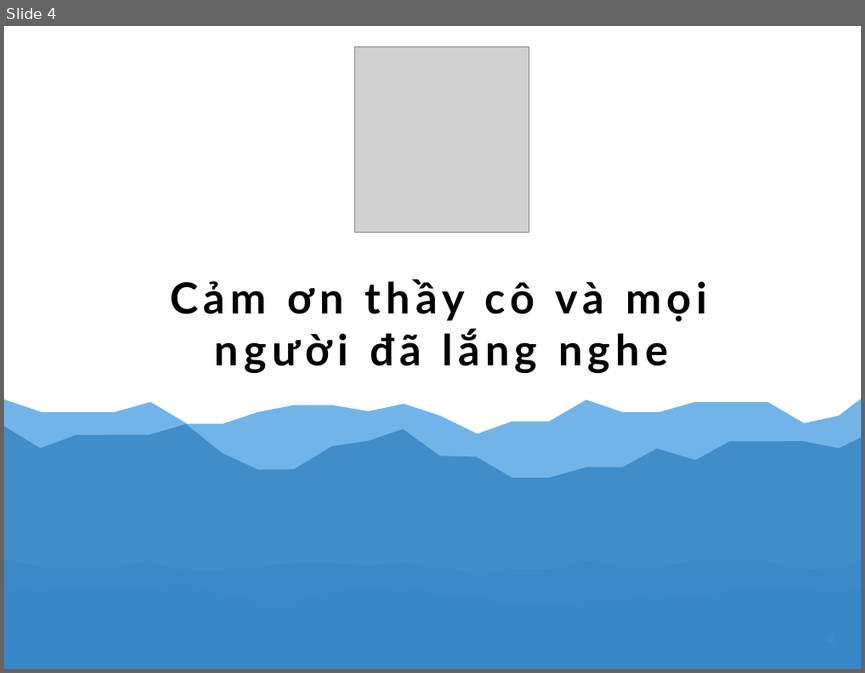
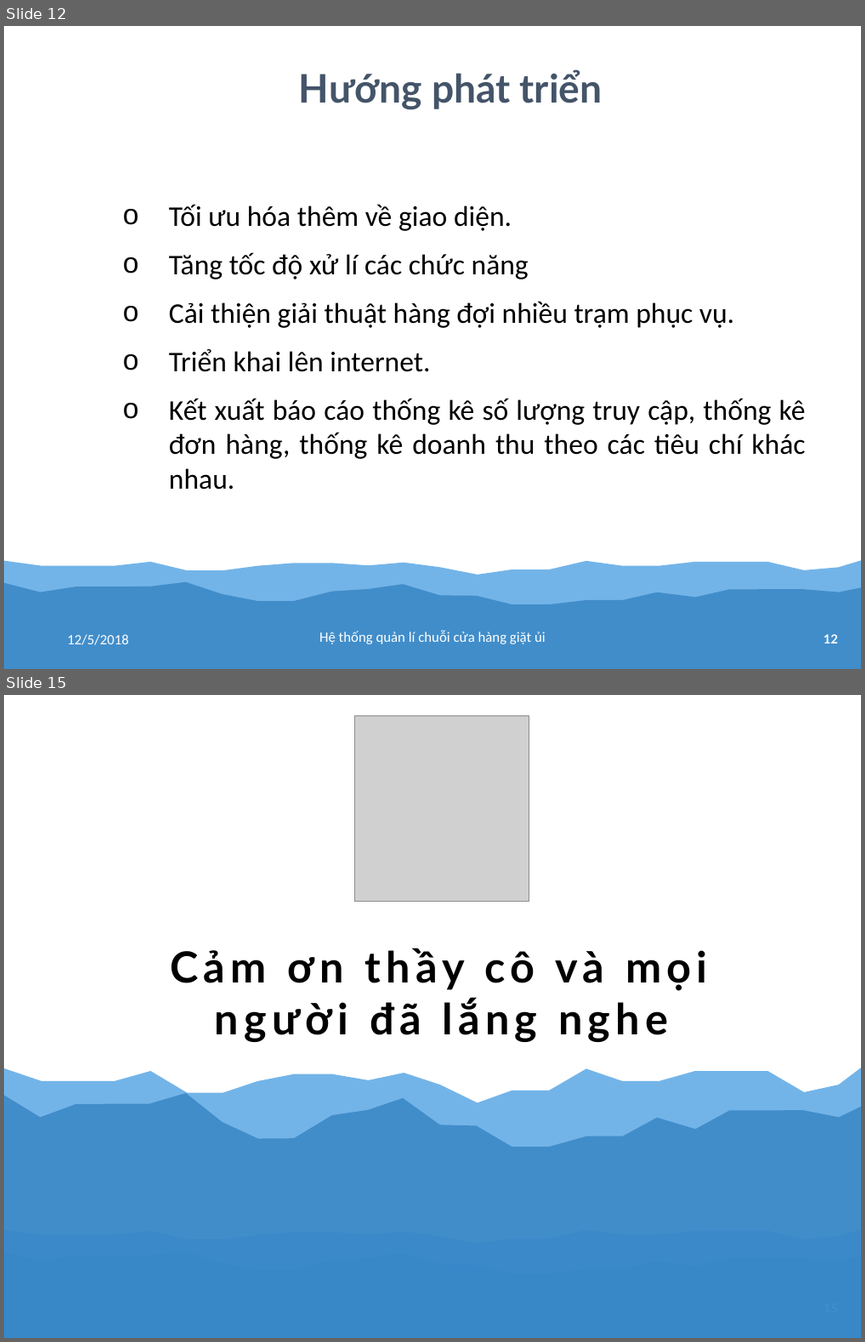
Before and after one commit to tranhoanghuan/Lu-n-v-n, a slide deck: baoCao/bao_cao.pptx. Shown one above the other, each under a label of ours: slide 4 before the commit, slides 12 and 15 after it; the slides between them are not shown. The pictures are 865x673 and 865x1342 pixels, drawn with LibreOffice and Linux fonts; fonts in the diff are those of the drawing; grey boxes stand for pictures. Boxes give left, top, right and bottom in pixels: in the first picture for what was removed or moved away, otherwise in the second. Text is boxed around its words. In the diff, an @@ line names an element or a change of style, - is before the commit and + after.

```diff
--- a/baoCao/bao_cao.pptx
+++ b/baoCao/bao_cao.pptx
@@ slide 12 added at <box>4,26,861,669</box>, background #FFFFFF; not listed: 2 template elements that a slide beside it also shows @@
@@ text added at <box>299,69,602,110</box>, 66 pt, text #445469, bold @@
+Hướng phát triển
@@ text added at <box>169,204,806,489</box>, 48 pt, text #000000 @@
+      o Tối ưu hóa thêm về giao diện.
+      o Tăng tốc độ xử lí các chức năng
+      o Cải thiện giải thuật hàng đợi nhiều trạm phục vụ.
+      o Triển khai lên internet.
+      o Kết xuất báo cáo thống kê số lượng truy cập, thống kê đơn hàng, thống kê doanh thu theo các tiêu chí khác nhau.
@@ text added at <box>67,634,129,645</box>, 24 pt, text #FFFFFF @@
+12/5/2018
@@ text added at <box>319,630,545,644</box>, 24 pt, text #FFFFFF @@
+Hệ thống quản lí chuỗi cửa hàng giặt ủi
@@ page number added at <box>823,634,838,643</box>, 21 pt, text #FFFFFF, bold @@
+12
@@ what was slide 4 is now slide 15 @@
```
Also in this commit, not shown: 3 slides changed, 10 other slides added.
